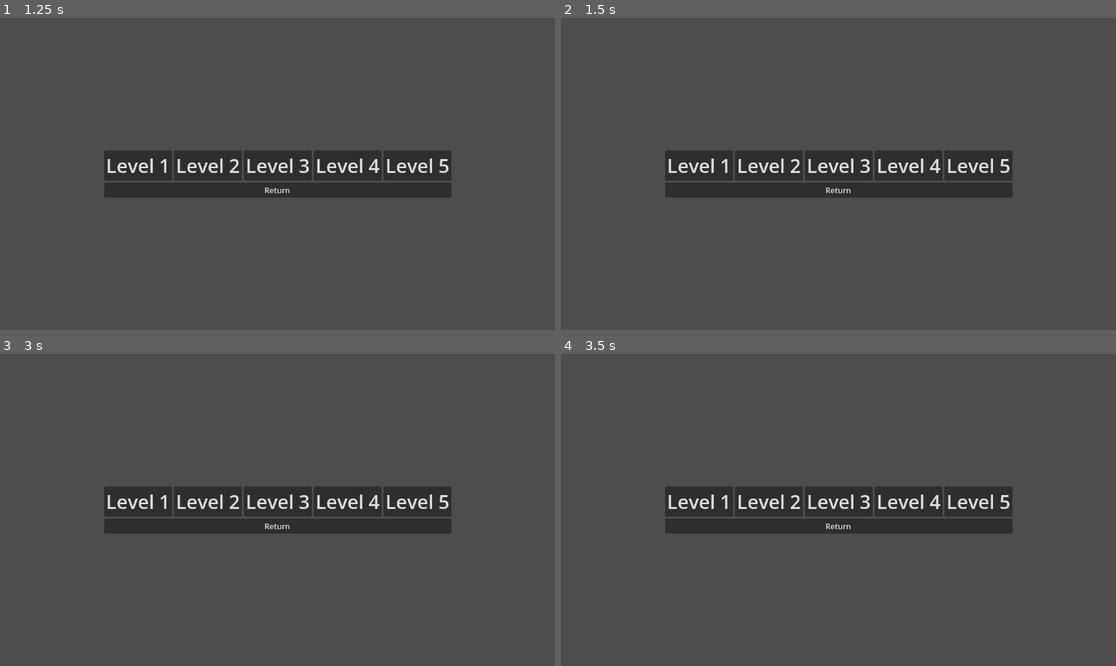
Above: before the commit, frames 1-4 (two rows, left to right).
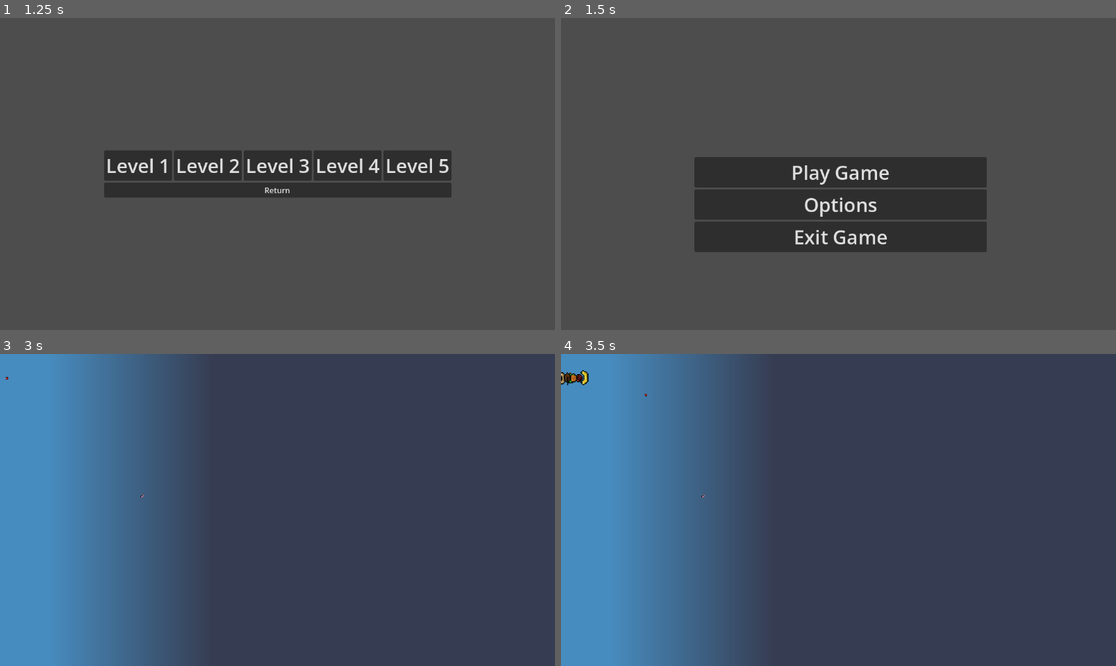
Above: after the commit, the same moments.

Repository: ecclepe-droid/compost-defender
Game: Godot game, scene res://Scenes/start_screen.tscn
Two runs of this game, one before a commit and one after it. Both use one fixed random seed, a clock stepped at 60 frames per second and the inputs below. The engine's default icon, where the game draws it, is replaced by a stand-in: a white triangle on a blue panel in a dark square.
Inputs (mouse positions are in pixels of both pictures, inside the frame that each line leads up to):
- Up to frame 1 (1.25 s): click "Play Game" at 0.5 s
- Up to frame 2 (1.5 s): click "Return" at 1.25 s
- Up to frame 3 (3 s): click (138, 500) at 2 s, where only the run before the commit has a clickable "Level 1"; click "Level 1" at 2.75 s
- Up to frame 4 (3.5 s): no input

Frame 1 is identical in both runs. In frame 2, 13% of the frame differs, in the area x 18-82%, y 42-76%; in frame 3, 40%, in the area x 0-82%, y 0-100%; in frame 4, 40%.

Commit message:
Sorted images in the godot file system

Diff:
--- a/compost-defender/Scenes/level_select_screen.tscn
+++ b/compost-defender/Scenes/level_select_screen.tscn
@@ -63,6 +63,18 @@
 grow_vertical = 2
 script = ExtResource("1_cmltv")
 
+[node name="ColorRect" type="ColorRect" parent="." unique_id=2020502434]
+layout_mode = 1
+anchors_preset = 15
+anchor_right = 1.0
+anchor_bottom = 1.0
+grow_horizontal = 2
+grow_vertical = 2
+color = Color(0, 0, 0, 0)
+
+[node name="AnimationPlayer" type="AnimationPlayer" parent="." unique_id=2096975544]
+libraries/ = SubResource("AnimationLibrary_cmltv")
+
 [node name="VBoxContainer" type="VBoxContainer" parent="." unique_id=185897513]
 layout_mode = 1
 anchors_preset = 8
@@ -121,18 +133,6 @@
 layout_mode = 2
 text = "Return"
 
-[node name="ColorRect" type="ColorRect" parent="." unique_id=2020502434]
-layout_mode = 1
-anchors_preset = 15
-anchor_right = 1.0
-anchor_bottom = 1.0
-grow_horizontal = 2
-grow_vertical = 2
-color = Color(0, 0, 0, 0)
-
-[node name="AnimationPlayer" type="AnimationPlayer" parent="." unique_id=2096975544]
-libraries/ = SubResource("AnimationLibrary_cmltv")
-
 [connection signal="pressed" from="VBoxContainer/Levels/LevelOneButton" to="." method="_on_level_one_button_pressed"]
 [connection signal="pressed" from="VBoxContainer/Levels/LevelTwoButton" to="." method="_on_level_two_button_pressed"]
 [connection signal="pressed" from="VBoxContainer/Levels/LevelThreeButton" to="." method="_on_level_three_button_pressed"]
--- a/compost-defender/Scripts/level_select_screen.gd
+++ b/compost-defender/Scripts/level_select_screen.gd
@@ -9,8 +9,9 @@
 
 
 func _on_start_screen_button_pressed() -> void:
+	fade_in()
 	get_tree().change_scene_to_file(STARTING_SCREEN_FILE)
-
+	fade_out()
 
 func _on_level_one_button_pressed() -> void:
 	get_tree().change_scene_to_packed(LEVEL_ONE_PACKED)
@@ -31,3 +32,11 @@
 
 func _on_level_five_button_pressed() -> void:
 	printerr("Level Five is not finished yet")
+
+
+func fade_in():
+	$AnimationPlayer.play("Fade_in")
+
+
+func fade_out():
+	$AnimationPlayer.play("Fade_out")
Renamed: compost-defender/Sprites/download (3).png -> compost-defender/Sprites/Towers/download (3).png
Not shown, changed: compost-defender/Sprites/Towers/download (3).png.import
Renamed: compost-defender/Sprites/download (4).png -> compost-defender/Sprites/Towers/download (4).png
Not shown, changed: compost-defender/Sprites/Towers/download (4).png.import
Renamed: compost-defender/Sprites/download (5).png -> compost-defender/Sprites/Towers/download (5).png
Not shown, changed: compost-defender/Sprites/Towers/download (5).png.import
Renamed: compost-defender/Sprites/download (6).png -> compost-defender/Sprites/Towers/download (6).png
Not shown, added: compost-defender/Sprites/Towers/download (6).png.import
Renamed: compost-defender/Sprites/download (7).png -> compost-defender/Sprites/Towers/download (7).png
Not shown, changed: compost-defender/Sprites/Towers/download (7).png.import
Renamed: compost-defender/Sprites/lit pillar(8).png -> compost-defender/Sprites/Towers/lit pillar(8).png
Not shown, added: compost-defender/Sprites/Towers/lit pillar(8).png.import
(and 14 more such lines)
